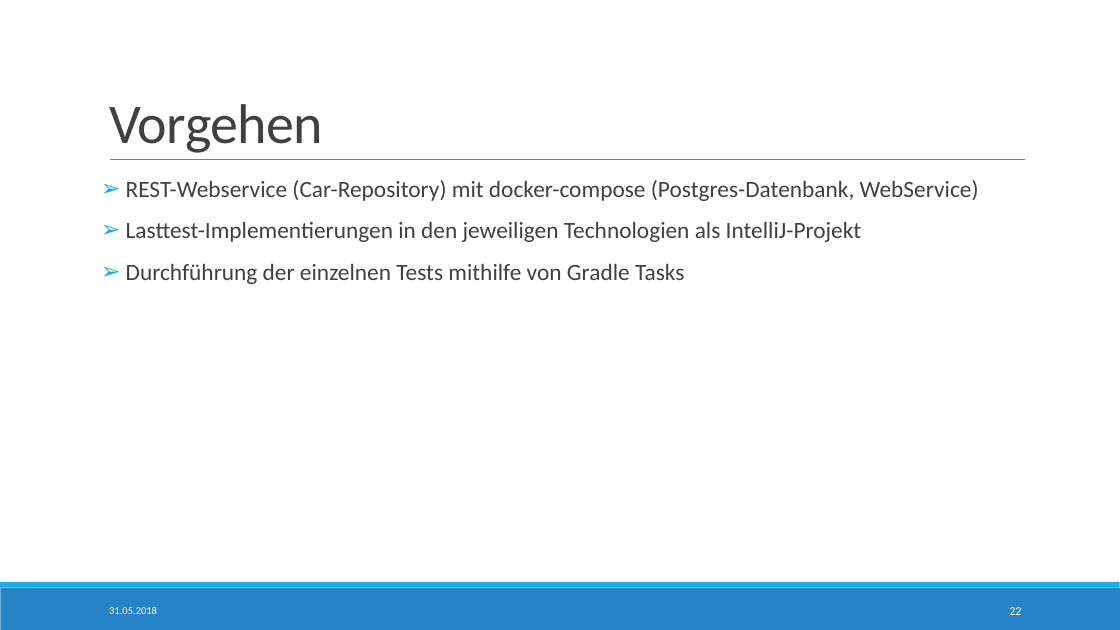
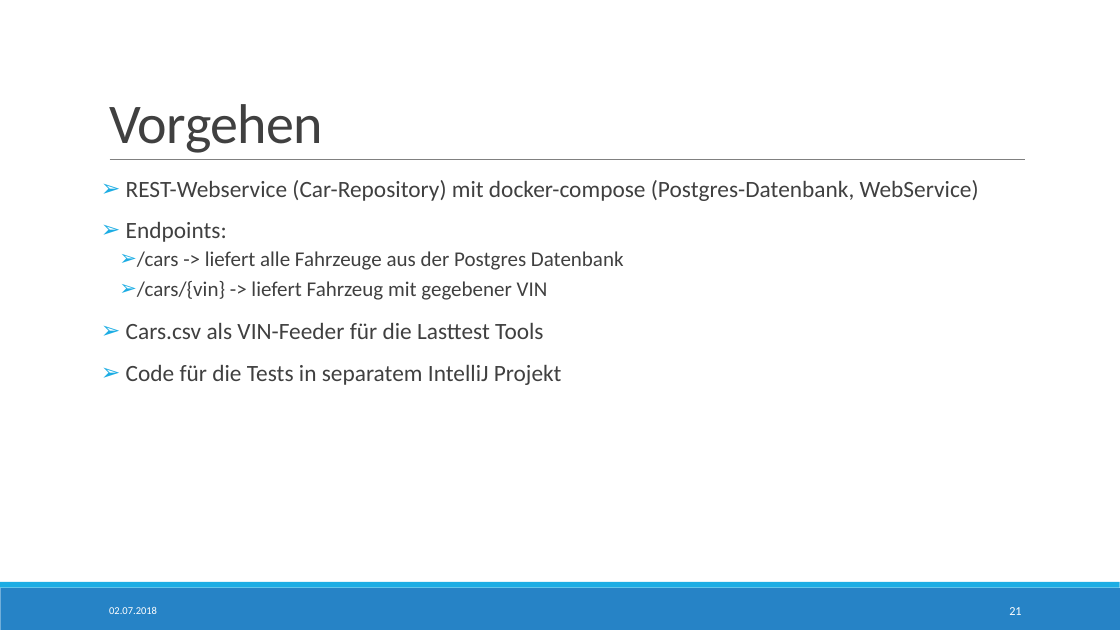
Before and after one commit to StTraeger/sqs-car-webservice, a slide deck: slide 21 of sqsdemoserver/LoadTesting.pptx (slide 22 before the commit). Drawn at 1120x630 pixels with LibreOffice and Linux fonts; fonts in the diff are those of the drawing. Boxes give left, top, right and bottom in pixels: in the first picture for what was removed or moved away, otherwise in the second. Text is boxed around its words. In the diff, an @@ line names an element or a change of style, - is before the commit and + after.

Commit message:
Current presentation version.

```diff
--- a/sqsdemoserver/LoadTesting.pptx
+++ b/sqsdemoserver/LoadTesting.pptx
@@ text at <box>126,222,624,385</box>: text changed; size 20 to 18 pt @@
-➢ Lasttest-Implementierungen in den jeweiligen Technologien als IntelliJ-Projekt
-➢ Durchführung der einzelnen Tests mithilfe von Gradle Tasks
+➢ Endpoints:
+  ➢ /cars -> liefert alle Fahrzeuge aus der Postgres Datenbank
+  ➢ /cars/{vin} -> liefert Fahrzeug mit gegebener VIN
+➢ Cars.csv als VIN-Feeder für die Lasttest Tools
+➢ Code für die Tests in separatem IntelliJ Projekt
@@ text at <box>109,607,157,614</box>: text changed @@
-31.05.2018
+02.07.2018
@@ page number at <box>1009,607,1021,615</box>: text changed @@
-22
+21
```
Also in this commit, not shown: 20 other slides changed, 1 slide added, 2 slides removed.
